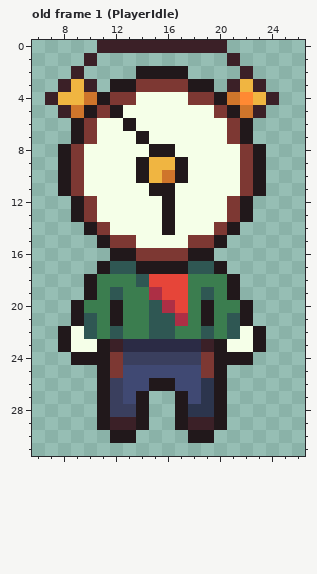
One commit to this pixel-art file: public/assets/JamAssets.aseprite. Above, as it was before the edit.
32x32 pixels, 17 frames. Shown: old frame 1 (PlayerIdle): x 6..26, y 0..31. The commit also changed other frames, which this record leaves out.
After the commit:
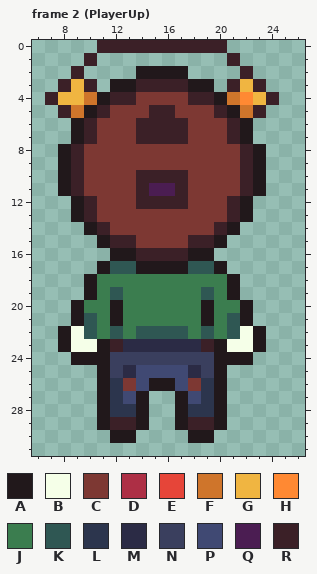
Palette (. is transparent): A #21181b  B #f5ffe8  C #7d3833  D #ad2f45  E #e64539  F #cf752b  G #f0b541  H #ff8933  J #3b7d4f  K #2f5753  L #2c354d  M #2b2b45  N #3a3f5e  P #404973  Q #4b1d52  R #3b2027
A new or re-ordered frame is compared with the old frame closest to it.
The edit:
frames 17 -> 20
--- frame 2 (PlayerUp) is new; against old frame 1 (PlayerIdle)
@@ x 6..26 @@
  2 ...R....AAAA....R....
- 3 ..RGR.AACCCCAA.RGR...
- 4 .RGGFACCBBBBCCAFHGR..
- 5 ..RFACABBBBBBBCAFR...
- 6 ...ACBBABBBBBBBCA....
- 7 ...ACBBBABBBBBBCA....
- 8 ..ACBBBBBAABBBBBCA...
- 9 ..ACBBBBAGGABBBBCA...
-10 ..ACBBBBAGFABBBBCA...
-11 ..ACBBBBBAABBBBBCA...
-12 ...ACBBBBBABBBBCA....
-13 ...ACBBBBBABBBBCA....
-14 ....ACBBBBABBBCA.....
-15 .....ACCBBBBCCA......
-16 ......AACCCCAA.......
+ 3 ..RGR.AARRRRAA.RGR...
+ 4 .RGGFARRCCCCRRAFHGR..
+ 5 ..RFARCCCRRCCCRAFR...
+ 6 ...ARCCCRRRRCCCRA....
+ 7 ...ARCCCRRRRCCCRA....
+ 8 ..ARCCCCCCCCCCCCRA...
+ 9 ..ARCCCCCCCCCCCCRA...
+10 ..ARCCCCRRRRCCCCRA...
+11 ..ARCCCCRQQRCCCCRA...
+12 ...ARCCCRRRRCCCRA....
+13 ...ARCCCCCCCCCCRA....
+14 ....ARCCCCCCCCRA.....
+15 .....ARRCCCCRRA......
+16 ......AARRRRAA.......
 17 .....AKKAAAAKKA......
-18 ....AJJJKEEEJJJA.....
-19 ....AJKJJDEEJKJA.....
-20 ...AJJAJJKDEJAJJA....
-21 ...AKJAJJKKDJAJKA....
-22 ..ABKJKJJKKJJKJKBA...
+18 ....AJJJJJJJJJJA.....
+19 ....AJKJJJJJJKJA.....
+20 ...AJJAJJJJJJAJJA....
+21 ...AKJAJJJJJJAJKA....
+22 ..ABKJKJKKKKJKJKBA...
 23 ..ABBARMMMMMMRABBA...
-24 ...AAACNNNNNNCAAA....
-25 .....ACPPPPPPCA......
-26 .....ANPPAAPPLA......
-27 .....ANPA..APLA......
-28 .....ANNA..ALLA......
+24 ...AAANNNNNNNNAAA....
+25 .....ANMPPPPMNA......
+26 .....ALCPAAPCLA......
+27 .....ALPA..APLA......
+28 .....ALLA..ALLA......
 29 .....ARRA..ARRA......
